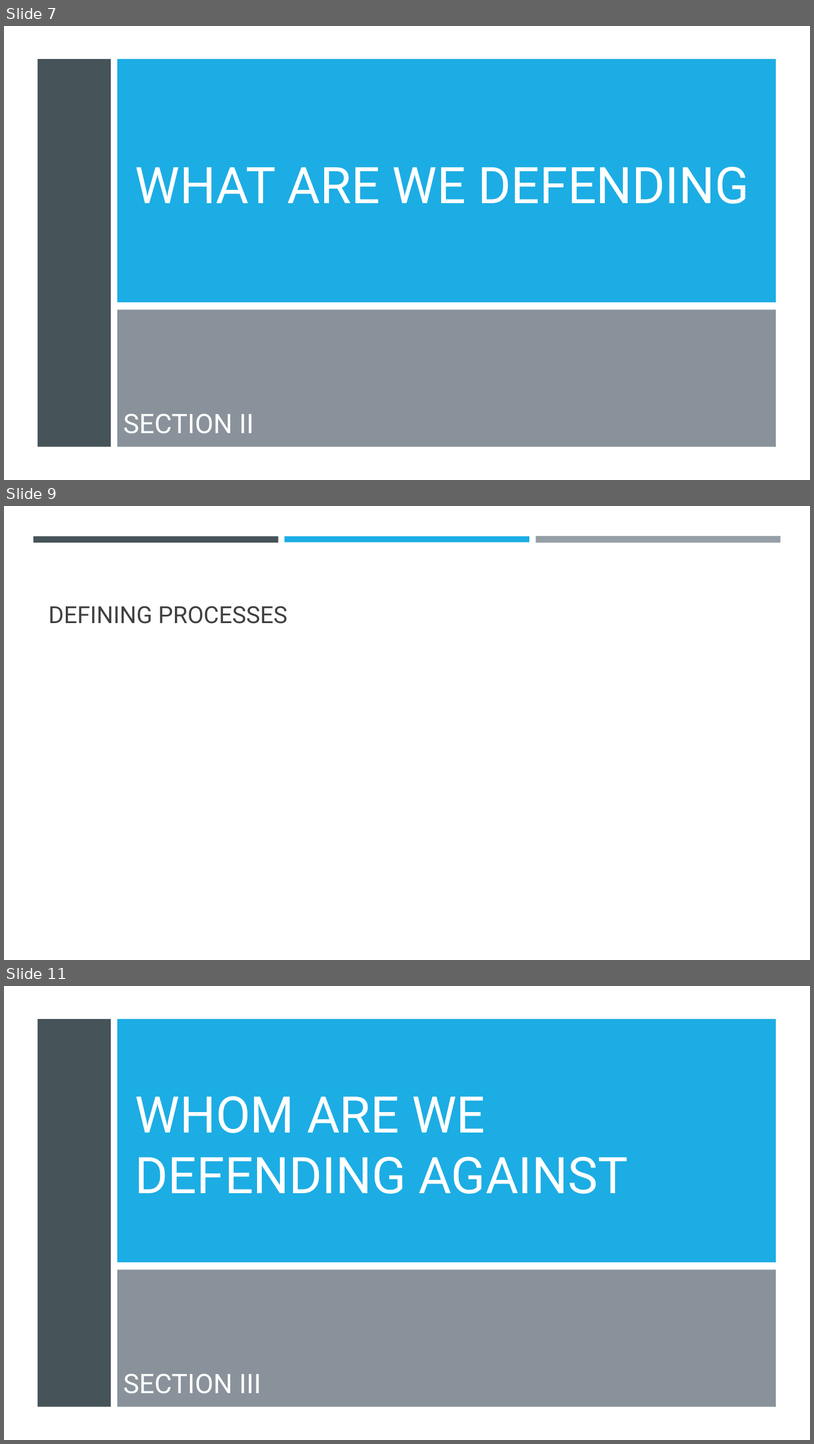
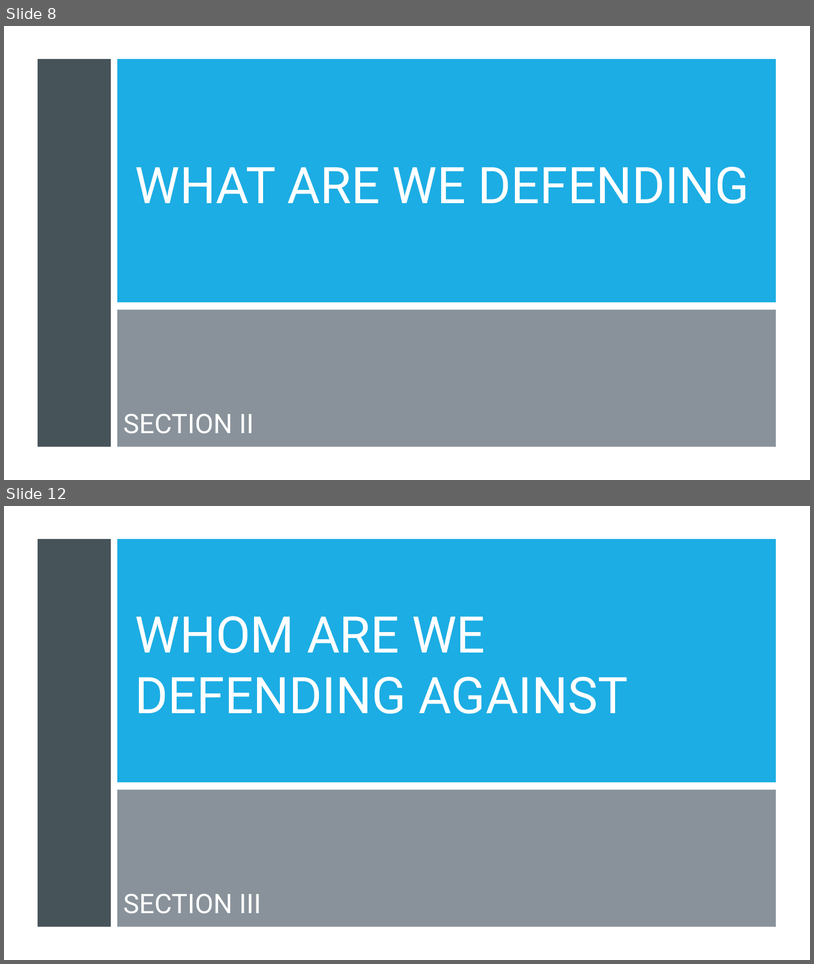
Before and after one commit to dr-natetorious/TIM-8301-Principals_of_CyberSecurity, a slide deck: Week8_OrgNeedsPresentation/BachmeierNTIM8301-8.pptx. Shown one above the other, each under a label of ours: slides 7, 9 and 11 before the commit, slides 8 and 12 after it; the slides between them are not shown. The pictures are 814x1444 and 814x964 pixels, drawn with LibreOffice and Linux fonts; fonts in the diff are those of the drawing. Boxes give left, top, right and bottom in pixels: in the first picture for what was removed or moved away, otherwise in the second. Text is boxed around its words. In the diff, an @@ line names an element or a change of style, - is before the commit and + after.

```diff
--- a/Week8_OrgNeedsPresentation/BachmeierNTIM8301-8.pptx
+++ b/Week8_OrgNeedsPresentation/BachmeierNTIM8301-8.pptx
@@ slide 9 removed at (4, 506, 810, 960), background #FFFFFF @@
@@ rectangle removed at (33, 536, 279, 542) @@
@@ rectangle removed at (285, 536, 530, 542) @@
@@ rectangle removed at (536, 536, 781, 543) @@
@@ title removed at (48, 606, 287, 624) @@
-DEFINING PROCESSES
@@ what was slide 7 is now slide 8 @@
@@ what was slide 11 is now slide 12 @@
```
Also in this commit, not shown: 4 slides changed, 7 slides added, 5 other slides removed, 1 other file.
